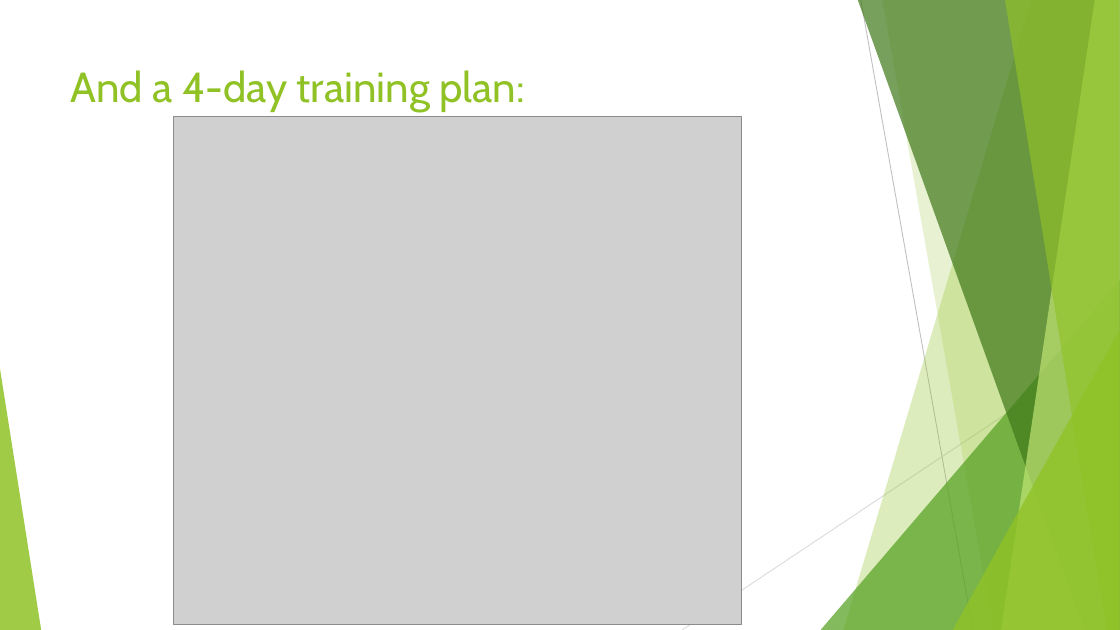
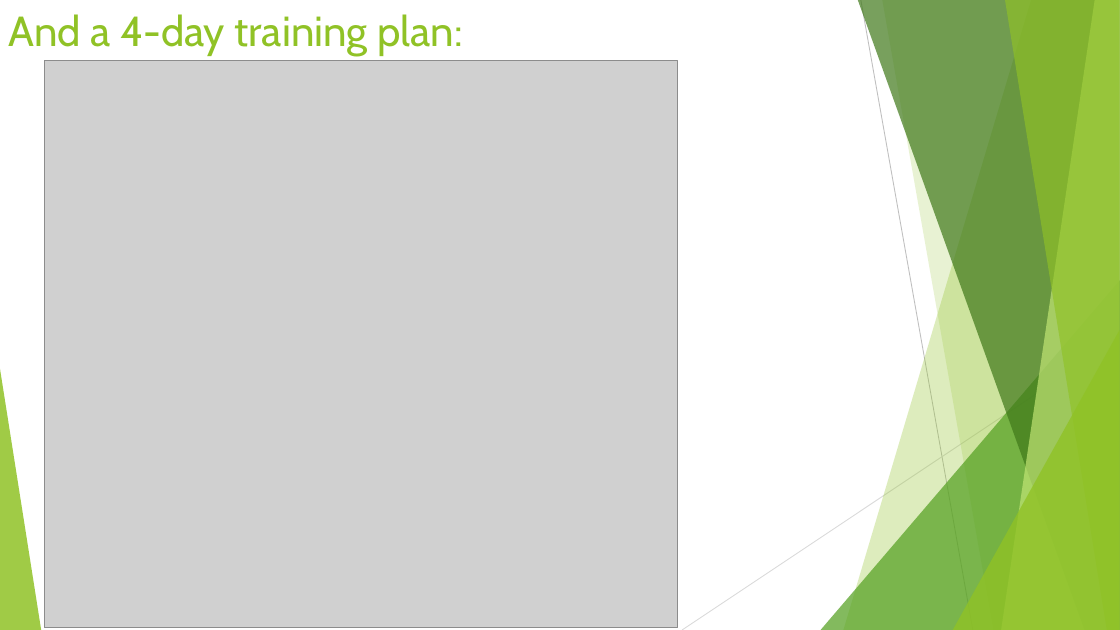
Before and after one commit to Tsien/Presentation, a slide deck: slide 5 of Live a healthy lifestyle.pptx. Drawn at 1120x630 pixels with LibreOffice and Linux fonts; fonts in the diff are those of the drawing; grey boxes stand for pictures. Boxes give left, top, right and bottom in pixels: in the first picture for what was removed or moved away, otherwise in the second. Text is boxed around its words. In the diff, an @@ line names an element or a change of style, - is before the commit and + after.

```diff
--- a/Live a healthy lifestyle.pptx
+++ b/Live a healthy lifestyle.pptx
@@ title "And a 4-day training plan:": place and size @@
-title "And a 4-day training plan:" at bbox=[71, 70, 524, 112]
+title "And a 4-day training plan:" at bbox=[8, 14, 462, 56]
@@ picture: place and size @@
-picture at bbox=[173, 117, 741, 625]
+picture at bbox=[44, 60, 678, 628]
```
Also in this commit, not shown: 5 other slides changed, 1 slide added, 4 other files.
